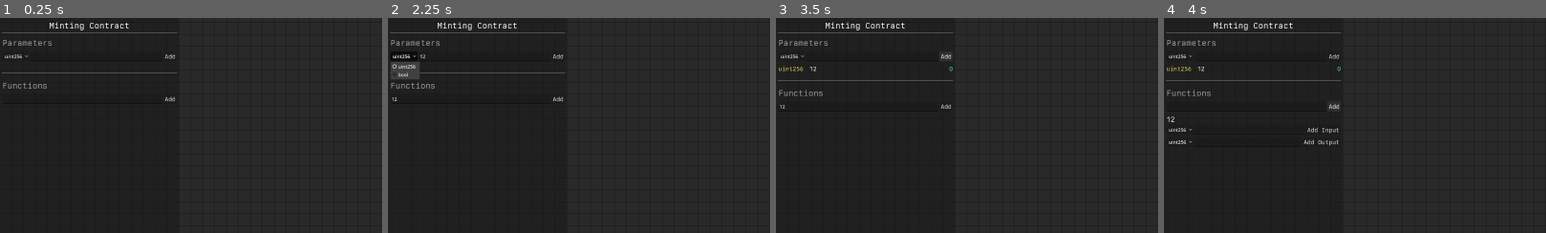
Above: before the commit, frames 1-4 (left to right).
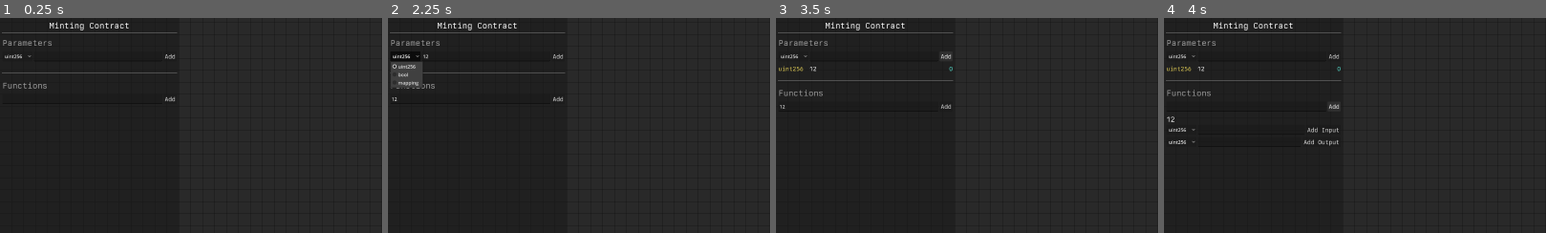
Above: after the commit, the same moments.

Repository: JackShort/vscripting
Game: Godot game, scene res://Main.tscn
Two runs of this game, one before a commit and one after it. Both use one fixed random seed, a clock stepped at 60 frames per second and the inputs below.
Inputs (mouse positions are % of the whole screen's width and height, from its top left):
- Up to frame 1 (0.25 s): no input
- Up to frame 2 (2.25 s): click (13, 9) at 0.52 s; type "12" at 0.6 s; click (11, 19) at 0.75 s; type "12" at 0.83 s; click "Run" at 1.25 s; click "uint256" at 2 s
- Up to frame 3 (3.5 s): click "Add" at 2.75 s
- Up to frame 4 (4 s): click "Add" at 3.5 s
The pictures show only the part of the screen within x 0-50%, y 0-50%; the shares and areas given below are measured in that part.

The runs differ from the first frame. In frame 1, less than 0.1% of the frame differs, in the area x 6-9%, y 17-19%; in frame 2, 0.4%, in the area x 0-11%, y 16-33%; in frame 3, less than 0.1%; in frame 4, less than 0.1%.

Commit message:
minting works

Diff:
--- a/Global.gd
+++ b/Global.gd
@@ -1,18 +1,21 @@
 extends Node
 
 signal added_function
+signal add_parameter_to_track(parameter_name: String)
 
 @onready var graph_node_data_scene = preload("res://GraphNodeData.tscn")
 @onready var graph_set_node_data_scene = preload("res://GraphSetNodeData.tscn")
 
 enum SolType {
     sol_uint256,
-    sol_bool
+    sol_bool,
+    sol_mapping
 }
 
 var sol_types_to_string = {
     SolType.sol_uint256: "uint256",
     SolType.sol_bool: "bool",
+    SolType.sol_mapping: "mapping",
 }
 
 var graph_node_list: GraphNodeList = null
--- a/GraphNodeList.tscn
+++ b/GraphNodeList.tscn
@@ -1,9 +1,10 @@
-[gd_scene load_steps=5 format=3 uid="uid://dd45w0c6lva0"]
+[gd_scene load_steps=6 format=3 uid="uid://dd45w0c6lva0"]
 
 [ext_resource type="Script" path="res://GraphNodeList.gd" id="1_b2x5x"]
 [ext_resource type="PackedScene" uid="uid://bgi0u2c7oocb3" path="res://GraphNodeData.tscn" id="2_dqge7"]
 [ext_resource type="Script" path="res://nodes/add_node.gd" id="3_gv4hx"]
 [ext_resource type="Script" path="res://nodes/increment.gd" id="4_3o18k"]
+[ext_resource type="Script" path="res://nodes/mint.gd" id="5_0nufp"]
 
 [node name="GraphNodeList" type="Node"]
 script = ExtResource("1_b2x5x")
@@ -21,6 +22,24 @@
 inputs = Array[String](["a", "b"])
 outputs = Array[String](["sum"])
 
+[node name="string" parent="." instance=ExtResource("2_dqge7")]
+script = ExtResource("3_gv4hx")
+is_executable = false
+can_execute = false
+inputs = Array[String](["value"])
+outputs = Array[String](["value"])
+
+[node name="address" parent="." instance=ExtResource("2_dqge7")]
+script = ExtResource("3_gv4hx")
+is_executable = false
+can_execute = false
+inputs = Array[String](["value"])
+outputs = Array[String](["value"])
+
 [node name="increment" parent="." instance=ExtResource("2_dqge7")]
 script = ExtResource("4_3o18k")
 inputs = Array[String](["target"])
+
+[node name="mint" parent="." instance=ExtResource("2_dqge7")]
+script = ExtResource("5_0nufp")
+inputs = Array[String](["address", "id"])
--- a/ParameterInputHandler.gd
+++ b/ParameterInputHandler.gd
@@ -8,6 +8,7 @@
 
 func _ready():
     add_param_button.button_down.connect(_on_add_param)
+    Global.add_parameter_to_track.connect(_track_param)
 
     for key in Global.sol_types_to_string:
         type_option_button.add_item(Global.sol_types_to_string[key], key)
@@ -36,3 +37,16 @@
 func _process(_delta):
     for child in parameter_container.get_children():
         child.get_node("Value").text = str(Global.vm_state["parameters"][child.get_node("NameLabel").text].value)
+
+func _track_param(parameter_name: String):
+    for child in parameter_container.get_children():
+        if child.get_node("NameLabel").text == parameter_name:
+            return
+
+    var sol_param = Global.vm_state["parameters"][parameter_name]
+    var param_displayer = param_display_scene.instantiate()
+
+    parameter_container.add_child(param_displayer)
+    param_displayer.get_node("NameLabel").text = sol_param.name
+    param_displayer.get_node("TypeLabel").text = Global.sol_types_to_string[sol_param.type]
+    param_displayer.get_node("Value").text = str(sol_param.value)
--- a/SolParameter.gd
+++ b/SolParameter.gd
@@ -15,6 +15,8 @@
             return 0
         Global.SolType.sol_bool:
             return false
+        Global.SolType.sol_mapping:
+           return {}
 
 func _to_string():
     return "SolParameter: " + name + " " + str(type) + " " + str(value)
--- /dev/null
+++ b/nodes/mint.gd
@@ -0,0 +1,30 @@
+extends GraphNodeData
+
+func exec(node_sig):
+    var input_arrays = get_graph_inputs(node_sig, ['address', 'id'])
+    var first_input_sig = input_arrays[0][0]
+    var first_input_name = input_arrays[1][0]
+    var second_input_sig = input_arrays[0][1]
+    var second_input_name = input_arrays[1][1]
+
+    var first_input_val = get_graph_output_value(first_input_sig, first_input_name)
+    var second_input_val = get_graph_output_value(second_input_sig, second_input_name)
+
+    if not Global.vm_state.has("parameters"):
+        Global.vm_state["parameters"] = {}
+
+    if not Global.vm_state["parameters"].has("_owners"):
+        Global.vm_state["parameters"]["_owners"] = SolParameter.new("_owners", Global.SolType.sol_mapping)
+
+    if not Global.vm_state["parameters"].has("_balances"):
+        Global.vm_state["parameters"]["_balances"] = SolParameter.new("_balances", Global.SolType.sol_mapping)
+
+    Global.vm_state["parameters"]["_owners"].value[second_input_val] = first_input_val
+
+    if Global.vm_state["parameters"]["_balances"].value.has(first_input_val):
+        Global.vm_state["parameters"]["_balances"].value[first_input_val] += 1
+    else:
+        Global.vm_state["parameters"]["_balances"].value[first_input_val] = 1
+
+    Global.add_parameter_to_track.emit("_owners")
+    Global.add_parameter_to_track.emit("_balances")
